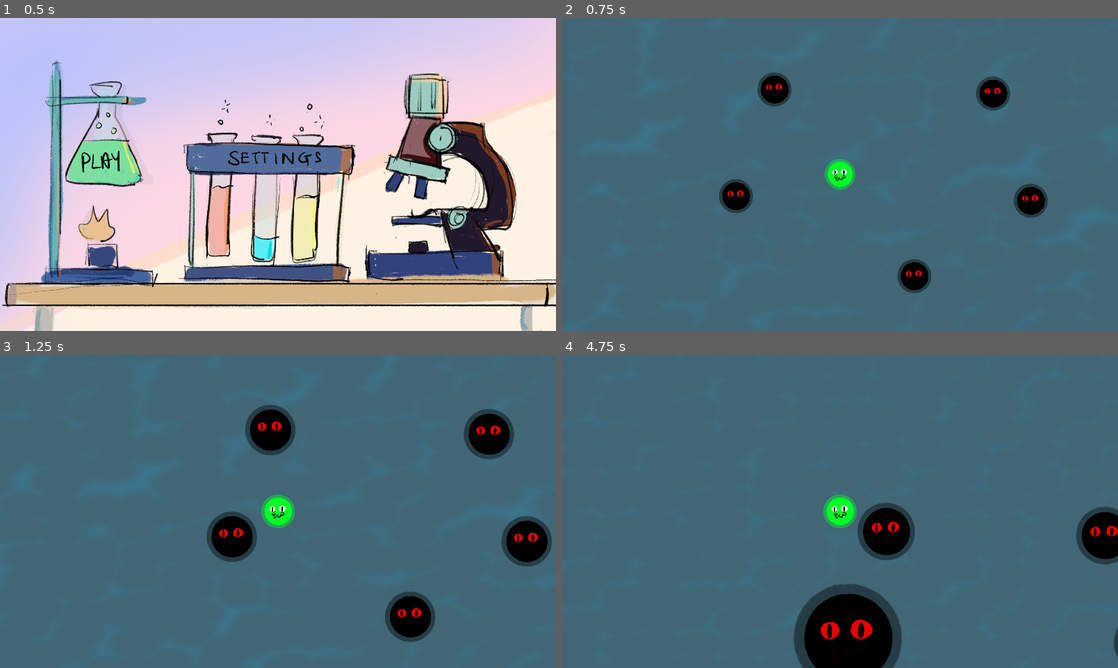
Above: before the commit, frames 1-4 (two rows, left to right).
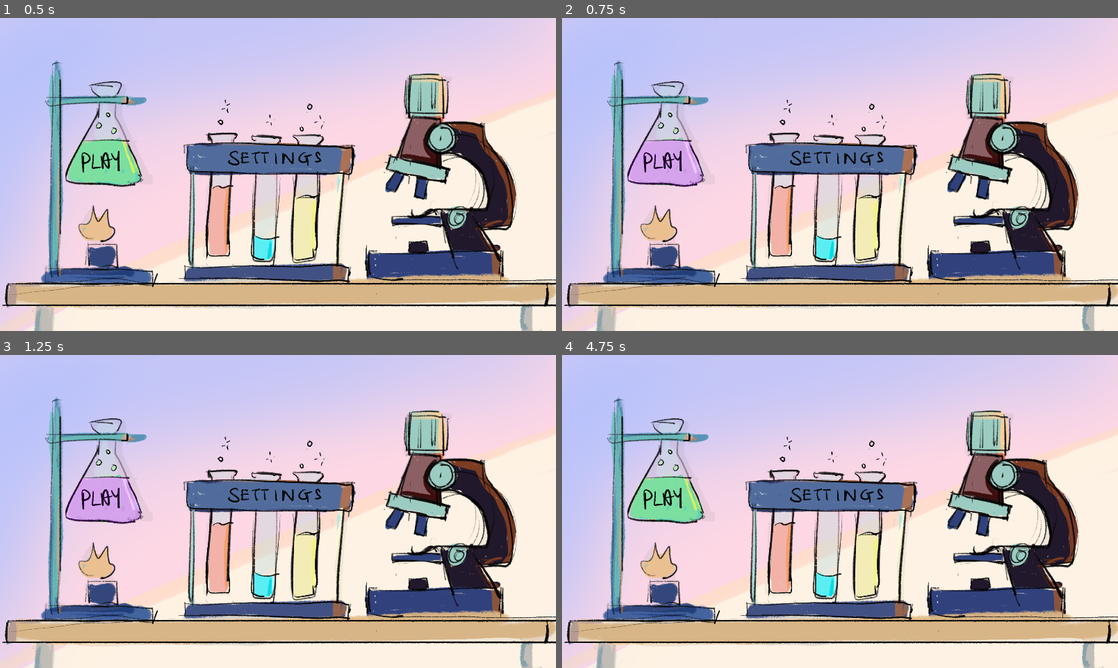
Above: after the commit, the same moments.

Repository: QuantumForgeGames/cellular-conquest
Game: Godot game, scene res://scenes/menus/main_menu.tscn
Same seed, same stepped clock (60 frames per second), same inputs: the game is played once before the commit and once after it.
Inputs (mouse positions are in pixels of both pictures, inside the frame that each line leads up to):
- Up to frame 1 (0.5 s): no input
- Up to frame 2 (0.75 s): click (667, 161) at 0.5 s
- Up to frame 3 (1.25 s): no input
- Up to frame 4 (4.75 s): click (667, 498) at 1.27 s; click (667, 498) at 2.02 s; move the mouse to (962, 495) at 2.77 s; tap W (dash) at 2.85, 4.35 s; move the mouse to (728, 527) at 3.52 s; tap Q (shoot) at 3.6 s; move the mouse to (895, 442) at 4.27 s

Frame 1 is identical in both runs. In frame 2, 99% of the frame differs, in the area x 0-100%, y 0-100%; in frame 3, 99%; in frame 4, 99%.

Commit message:
updated water effect
filtered light ridges look textures and less mathematically precise,
blends better with cartoon characters

Diff:
--- a/assets/gradients/water_effect_color_ramp.tres
+++ b/assets/gradients/water_effect_color_ramp.tres
@@ -1,8 +1,8 @@
 [gd_resource type="GradientTexture1D" load_steps=2 format=3 uid="uid://dv2unbnfjqv3r"]
 
 [sub_resource type="Gradient" id="Gradient_ydgp0"]
-offsets = PackedFloat32Array(0.506061, 1)
-colors = PackedColorArray(0.231373, 0.462745, 0.54902, 0.639216, 0.231373, 0.462745, 0.54902, 1)
+offsets = PackedFloat32Array(0.507194, 1)
+colors = PackedColorArray(0.996094, 0.992188, 1, 0, 0.980469, 1, 0.960938, 1)
 
 [resource]
 gradient = SubResource("Gradient_ydgp0")
--- /dev/null
+++ b/assets/gradients/water_effect_green_fade.tres
@@ -0,0 +1,12 @@
+[gd_resource type="GradientTexture2D" load_steps=2 format=3 uid="uid://0bkaa1b5j8h4"]
+
+[sub_resource type="Gradient" id="Gradient_h7fyi"]
+offsets = PackedFloat32Array(0.516129)
+colors = PackedColorArray(0.0117882, 0.428564, 1, 1)
+
+[resource]
+gradient = SubResource("Gradient_h7fyi")
+width = 1920
+height = 1080
+fill_from = Vector2(0.534759, 0.427807)
+fill_to = Vector2(0, 1)
--- /dev/null
+++ b/assets/noise/water_effect_general_noise.tres
@@ -0,0 +1,7 @@
+[gd_resource type="FastNoiseLite" format=3 uid="uid://ceodwdc4daxew"]
+
+[resource]
+noise_type = 0
+frequency = 0.1662
+fractal_type = 0
+fractal_octaves = 1
--- /dev/null
+++ b/assets/shaders/ambient_gradient.gdshader
@@ -0,0 +1,13 @@
+shader_type canvas_item;
+
+varying vec2 world_position;
+
+void vertex() {
+    world_position = (MODEL_MATRIX * vec4(VERTEX, 1.0, 1.0)).xy;
+}
+
+
+void fragment() {
+    vec4 water_noise = vec4(texture(TEXTURE, vec2(mod(world_position.x/1920.0, 1.0), mod(world_position.y/1080.0, 1.0))));
+    COLOR = water_noise;
+}
--- a/assets/shaders/water_effect.gdshader
+++ b/assets/shaders/water_effect.gdshader
@@ -1,10 +1,12 @@
 shader_type canvas_item;
 
 uniform sampler2D color_ramp;
+uniform sampler2D general_noise;
 varying vec2 world_position;
 
 void vertex() {
     world_position = (MODEL_MATRIX * vec4(VERTEX, 1.0, 1.0)).xy;
+    //world_position = (CANVAS_MATRIX * vec4(VERTEX, 1.0, 1.0)).xy;
 }
 
 vec2 random(vec2 uv) {
@@ -16,9 +18,7 @@
 float worley(vec2 uv, float columns, float rows) {
 
 	vec2 index_uv = floor(vec2(uv.x * columns, uv.y * rows));
-    //vec2 index_uv = floor(vec2(uv.x + sin(TIME) * columns, uv.y+ sin(TIME) * rows));
 	vec2 fract_uv = fract(vec2(uv.x * columns, uv.y * rows));
-    //vec2 fract_uv = fract(vec2(uv.x + sin(TIME) * columns, uv.y+ sin(TIME) * rows));
 
 	float minimum_dist = 1.0;
 
@@ -38,12 +38,16 @@
 
 void fragment() {
 
+
 	//float worley = worley(UV + TIME * 0.08f, 3.0, 5.0);
     float scale = 0.0025f;
     float worley = worley(world_position * scale, 3.0, 5.0);
-    vec4 color = texture(color_ramp, vec2(worley));
+    //float worley = worley(UV, 3.0, 5.0);
+    vec4 water_color = texture(color_ramp, vec2(worley));
+    vec4 water_fade = texture(TEXTURE, UV);
+    vec4 water_noise = vec4(texture(general_noise, vec2(mod(world_position.x/1920.0, 1.0), mod(world_position.y/1080.0, 1.0))).rgb, water_color.a);
+    // * vec4(vec3(worley), 1.0);
 
-	//COLOR = vec4(vec3(color), 1.0);
-    //COLOR = texture(TEXTURE, UV) + color;
-    COLOR = color;
+    COLOR = water_noise;
+    //COLOR = water_color * water_noise * water_fade;
 }
--- /dev/null
+++ b/scenes/entities/background_water_effect.tscn
@@ -0,0 +1,66 @@
+[gd_scene load_steps=16 format=3 uid="uid://dvsrbs8erkk1f"]
+
+[ext_resource type="Shader" path="res://assets/shaders/water_effect.gdshader" id="1_qdjes"]
+[ext_resource type="Texture2D" uid="uid://dv2unbnfjqv3r" path="res://assets/gradients/water_effect_color_ramp.tres" id="2_p1rjs"]
+[ext_resource type="FastNoiseLite" uid="uid://ceodwdc4daxew" path="res://assets/noise/water_effect_general_noise.tres" id="3_irqfo"]
+[ext_resource type="Texture2D" uid="uid://0bkaa1b5j8h4" path="res://assets/gradients/water_effect_green_fade.tres" id="4_cbnmr"]
+[ext_resource type="Script" path="res://scripts/entities/water_effect.gd" id="5_bxric"]
+[ext_resource type="Shader" path="res://assets/shaders/ambient_gradient.gdshader" id="5_pefi5"]
+
+[sub_resource type="Gradient" id="Gradient_3ttm8"]
+offsets = PackedFloat32Array(0.516129)
+colors = PackedColorArray(0.308217, 0.498935, 0.617188, 1)
+
+[sub_resource type="GradientTexture2D" id="GradientTexture2D_6lhtl"]
+gradient = SubResource("Gradient_3ttm8")
+width = 1920
+height = 1080
+fill = 1
+fill_from = Vector2(0.505348, 0)
+fill_to = Vector2(0.553476, 1)
+
+[sub_resource type="Gradient" id="Gradient_rjl33"]
+offsets = PackedFloat32Array(0.338129, 1)
+colors = PackedColorArray(0.308217, 0.498935, 0.617188, 1, 0.49939, 0.808402, 1, 1)
+
+[sub_resource type="NoiseTexture2D" id="NoiseTexture2D_n1x6w"]
+width = 1920
+height = 1080
+seamless = true
+seamless_blend_skirt = 0.247
+color_ramp = SubResource("Gradient_rjl33")
+noise = ExtResource("3_irqfo")
+
+[sub_resource type="ShaderMaterial" id="ShaderMaterial_civoq"]
+shader = ExtResource("1_qdjes")
+shader_parameter/color_ramp = ExtResource("2_p1rjs")
+shader_parameter/general_noise = SubResource("NoiseTexture2D_n1x6w")
+
+[sub_resource type="ShaderMaterial" id="ShaderMaterial_us2p1"]
+shader = ExtResource("5_pefi5")
+
+[sub_resource type="Gradient" id="Gradient_twwcd"]
+colors = PackedColorArray(1, 1, 1, 0, 0.0417181, 0.808594, 0.662856, 0.243137)
+
+[sub_resource type="FastNoiseLite" id="FastNoiseLite_chebh"]
+frequency = 0.0037
+
+[sub_resource type="NoiseTexture2D" id="NoiseTexture2D_b7cqa"]
+width = 1920
+height = 1080
+seamless = true
+seamless_blend_skirt = 0.536
+color_ramp = SubResource("Gradient_twwcd")
+noise = SubResource("FastNoiseLite_chebh")
+
+[node name="BackgroundWaterEffect" type="Sprite2D"]
+texture = SubResource("GradientTexture2D_6lhtl")
+script = ExtResource("5_bxric")
+
+[node name="FilteredLight" type="Sprite2D" parent="."]
+material = SubResource("ShaderMaterial_civoq")
+texture = ExtResource("4_cbnmr")
+
+[node name="AmbientGradient" type="Sprite2D" parent="."]
+material = SubResource("ShaderMaterial_us2p1")
+texture = SubResource("NoiseTexture2D_b7cqa")
--- a/scenes/levels/world.tscn
+++ b/scenes/levels/world.tscn
@@ -1,24 +1,12 @@
-[gd_scene load_steps=8 format=3 uid="uid://7pc3dynyj3ax"]
+[gd_scene load_steps=4 format=3 uid="uid://7pc3dynyj3ax"]
 
-[ext_resource type="Shader" path="res://assets/shaders/water_effect.gdshader" id="1_jv6e6"]
-[ext_resource type="Texture2D" uid="uid://dv2unbnfjqv3r" path="res://assets/gradients/water_effect_color_ramp.tres" id="2_c85ou"]
-[ext_resource type="Script" path="res://scripts/entities/water_effect.gd" id="3_xnoyl"]
-[ext_resource type="PackedScene" uid="uid://c6wl8krh5vc0f" path="res://scenes/entities/enemy.tscn" id="4_4ff1c"]
-[ext_resource type="PackedScene" uid="uid://dgaq2412shtkp" path="res://scenes/entities/player.tscn" id="5_imybo"]
-
-[sub_resource type="ShaderMaterial" id="ShaderMaterial_civoq"]
-shader = ExtResource("1_jv6e6")
-shader_parameter/color_ramp = ExtResource("2_c85ou")
-
-[sub_resource type="PlaceholderTexture2D" id="PlaceholderTexture2D_gclqv"]
-size = Vector2(1920, 1080)
+[ext_resource type="PackedScene" uid="uid://dvsrbs8erkk1f" path="res://scenes/entities/background_water_effect.tscn" id="1_ve215"]
+[ext_resource type="PackedScene" uid="uid://dgaq2412shtkp" path="res://scenes/entities/player.tscn" id="1_ypafy"]
+[ext_resource type="PackedScene" uid="uid://c6wl8krh5vc0f" path="res://scenes/entities/enemy.tscn" id="3_uxm3w"]
 
 [node name="Main" type="Node"]
 
-[node name="BackgroundWaterEffect" type="Sprite2D" parent="." node_paths=PackedStringArray("_Player")]
-material = SubResource("ShaderMaterial_civoq")
-texture = SubResource("PlaceholderTexture2D_gclqv")
-script = ExtResource("3_xnoyl")
+[node name="BackgroundWaterEffect" parent="." node_paths=PackedStringArray("_Player") instance=ExtResource("1_ve215")]
 _Player = NodePath("../Player")
 
 [node name="Enemy" parent="." instance=ExtResource("4_4ff1c")]
